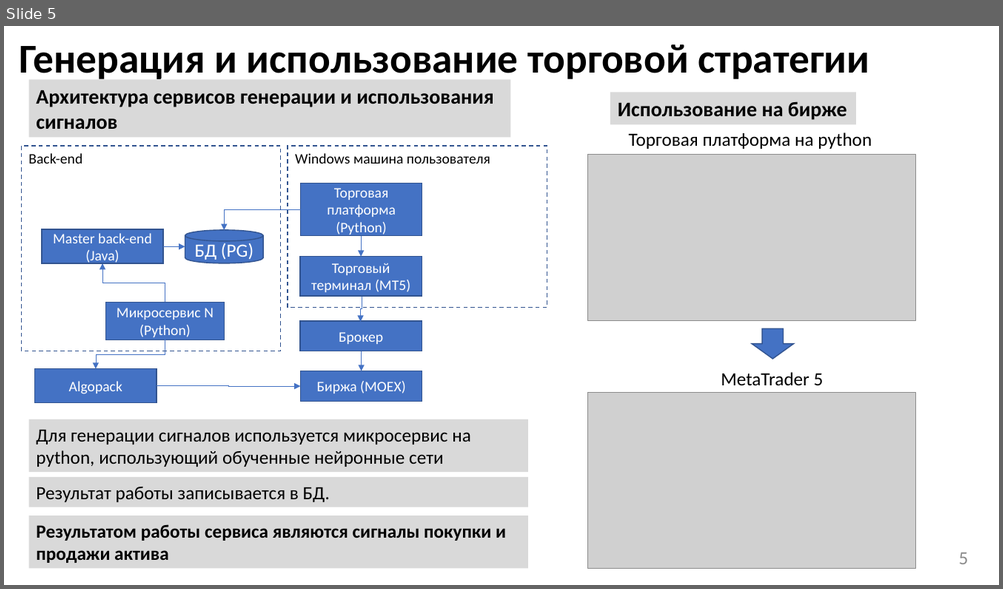
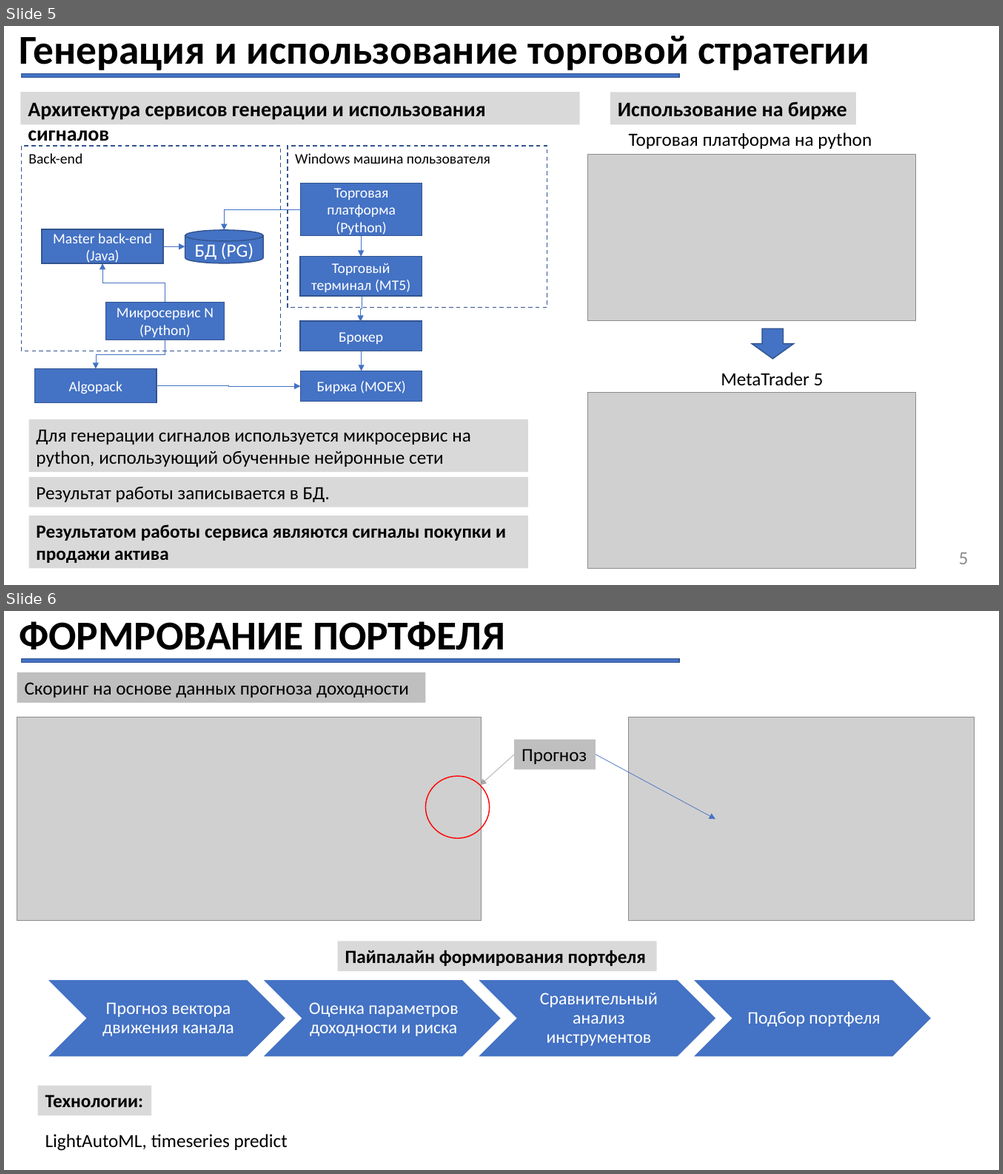
Before and after one commit to suenot/powerlife000-moex_hackaton, a slide deck: info/NullPointerExeption v1.pptx. Shown one above the other, each under a label of ours: slide 5 before the commit, slides 5 and 6 after it. The pictures are 1003x589 and 1003x1174 pixels, drawn with LibreOffice and Linux fonts; fonts in the diff are those of the drawing; grey boxes stand for pictures. Boxes give left, top, right and bottom in pixels: in the first picture for what was removed or moved away, otherwise in the second. Text is boxed around its words. In the diff, an @@ line names an element or a change of style, - is before the commit and + after.

```diff
--- a/info/NullPointerExeption v1.pptx
+++ b/info/NullPointerExeption v1.pptx
@@ slide 6 added at box(4, 611, 999, 1170), background #FFFFFF @@
@@ title added at box(19, 621, 505, 660), 39.6 pt, text #000000, bold @@
+ФОРМРОВАНИЕ ПОРТФЕЛЯ
@@ rectangle added at box(17, 673, 425, 703), fill #BFBFBF, 18 pt, text #000000 @@
+Скоринг на основе данных прогноза доходности
@@ rectangle added at box(21, 659, 679, 663), fill #4472C4, outline #325491 1 pt @@
@@ picture added at box(17, 717, 481, 920) @@
@@ picture added at box(629, 717, 974, 920) @@
@@ rectangle added at box(515, 739, 596, 769), fill #BFBFBF, 18 pt, text #000000 @@
+Прогноз
@@ arrow added from (515, 755) to (480, 786), #A6A6A6 0.5 pt @@
@@ arrow added from (596, 755) to (715, 819), #4472C4 0.5 pt @@
@@ ellipse added at box(426, 776, 489, 838), outline #FF0000 1 pt @@
@@ rectangle added at box(338, 942, 657, 971), fill #D9D9D9, 18 pt, text #000000, bold @@
+Пайпалайн формирования портфеля
@@ group added at box(47, 980, 931, 1058): 4 chevrons, 4 texts @@
+Прогноз вектора движения канала
+Оценка параметров доходности и риска
+Сравнительный анализ инструментов
+Подбор портфеля
@@ rectangle added at box(37, 1086, 151, 1116), fill #D9D9D9, 18 pt, text #000000, bold @@
+Технологии:
@@ text added at box(45, 1134, 287, 1151), 18 pt, text #000000 @@
+LightAutoML, timeseries predict
@@ slide 5 changed as well @@
@@ title "Генерация и использование торговой стратегии" rewrapped from box(19, 44, 869, 79) to box(19, 36, 869, 74) @@
@@ rectangle "Архитектура сервисов генерации и использования ...": place and size @@
-rectangle "Архитектура сервисов генерации и использования ..." at box(28, 80, 511, 137)
+rectangle "Архитектура сервисов генерации и использования ..." at box(20, 92, 579, 124)
@@ rectangle added at box(21, 74, 679, 78), fill #4472C4, outline #325491 1 pt @@
```
Also in this commit, not shown: 5 other slides changed, 7 other files.
